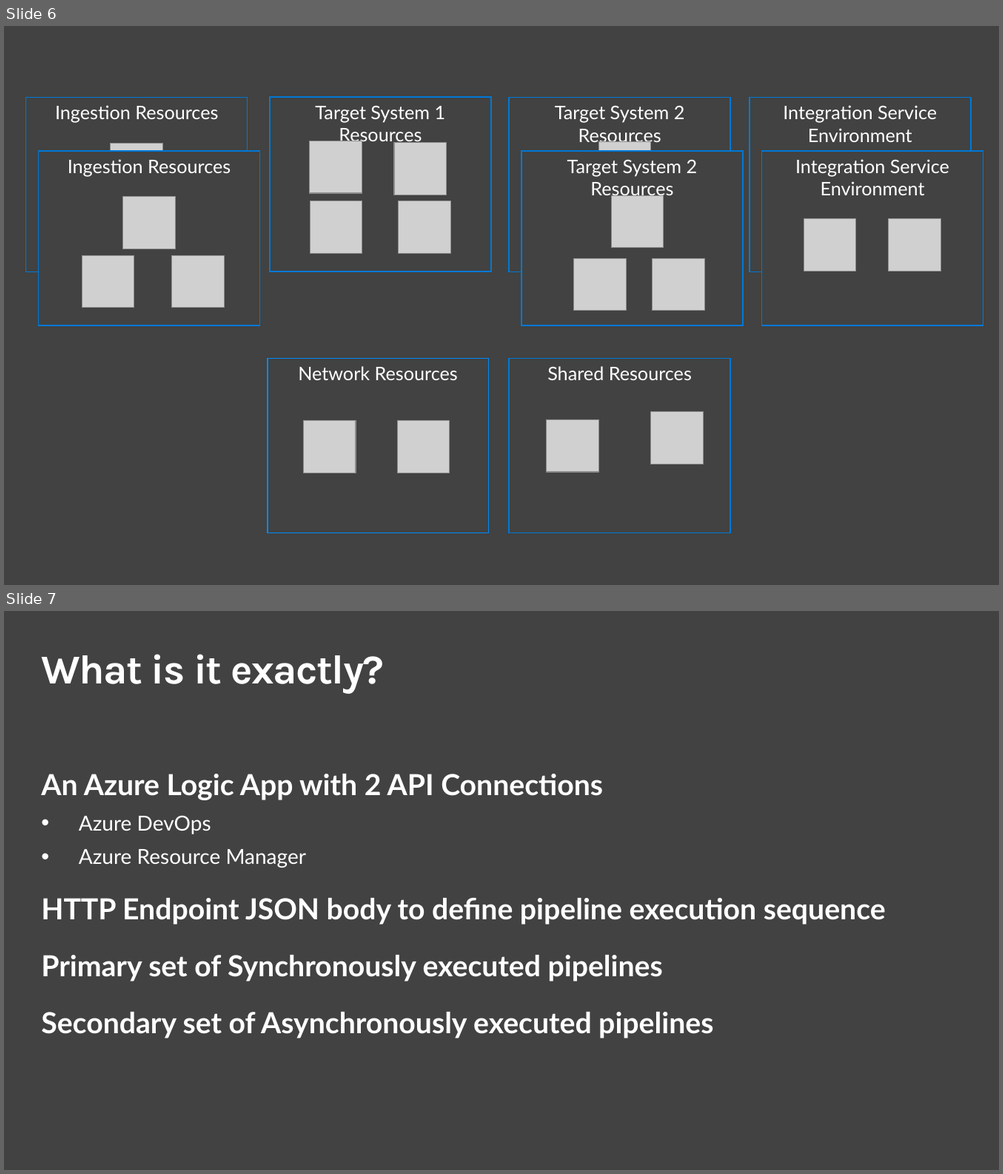
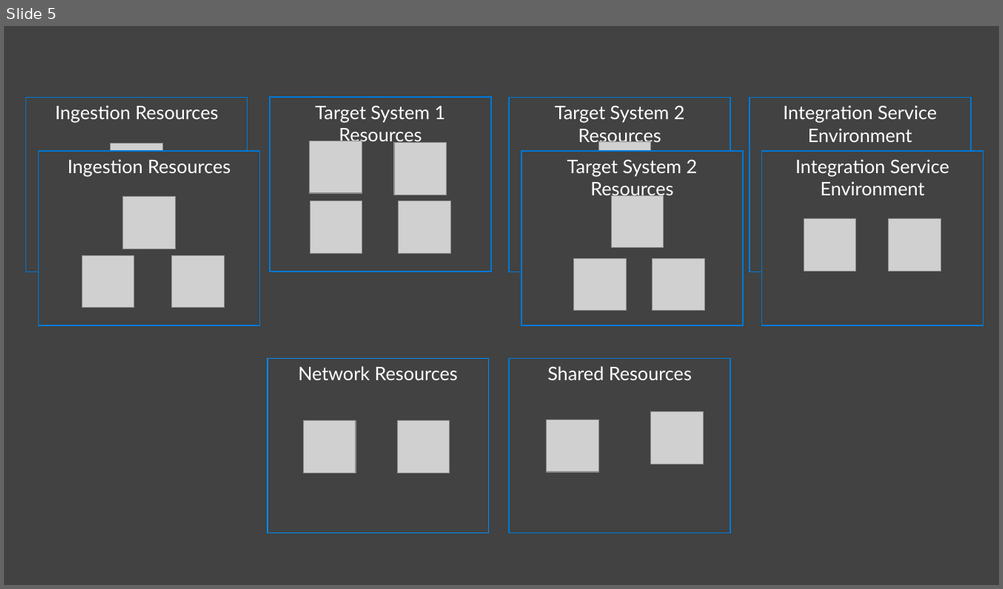
Before and after one commit to Azure-Samples/azure-logic-apps-pipeline-orchestration, a slide deck: resources/Diagrams.pptx. Shown one above the other, each under a label of ours: slides 6 and 7 before the commit, slide 5 after it. The pictures are 1003x1174 and 1003x589 pixels, drawn with LibreOffice and Linux fonts; fonts in the diff are those of the drawing; grey boxes stand for pictures. Boxes give left, top, right and bottom in pixels: in the first picture for what was removed or moved away, otherwise in the second. Text is boxed around its words. In the diff, an @@ line names an element or a change of style, - is before the commit and + after.

```diff
--- a/resources/Diagrams.pptx
+++ b/resources/Diagrams.pptx
@@ slide 7 removed at <box>4,611,999,1170</box>, background #414241 @@
@@ title removed at <box>41,654,384,693</box> @@
-What is it exactly?
@@ text removed at <box>41,774,885,1039</box> @@
-An Azure Logic App with 2 API Connections
-  • Azure DevOps
-  • Azure Resource Manager
-HTTP Endpoint JSON body to define pipeline execution sequence
-Primary set of Synchronously executed pipelines
-Secondary set of Asynchronously executed pipelines
@@ what was slide 6 is now slide 5 @@
```
Also in this commit, not shown: 4 other slides removed, 2 other files.
